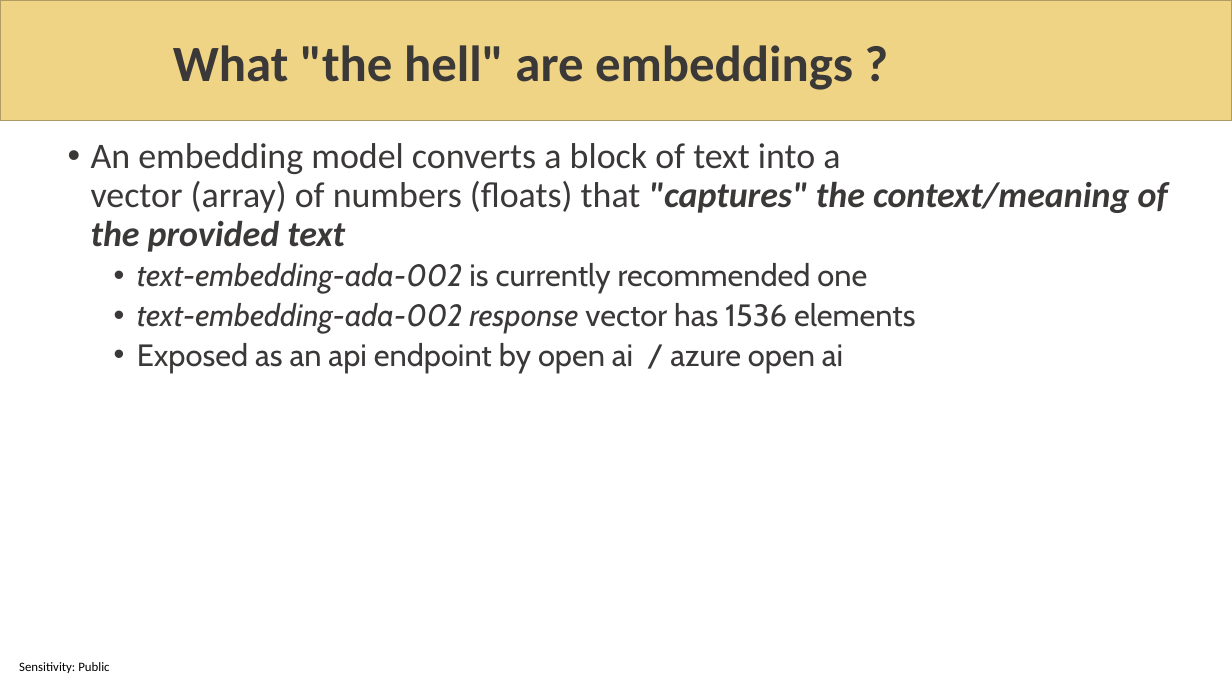
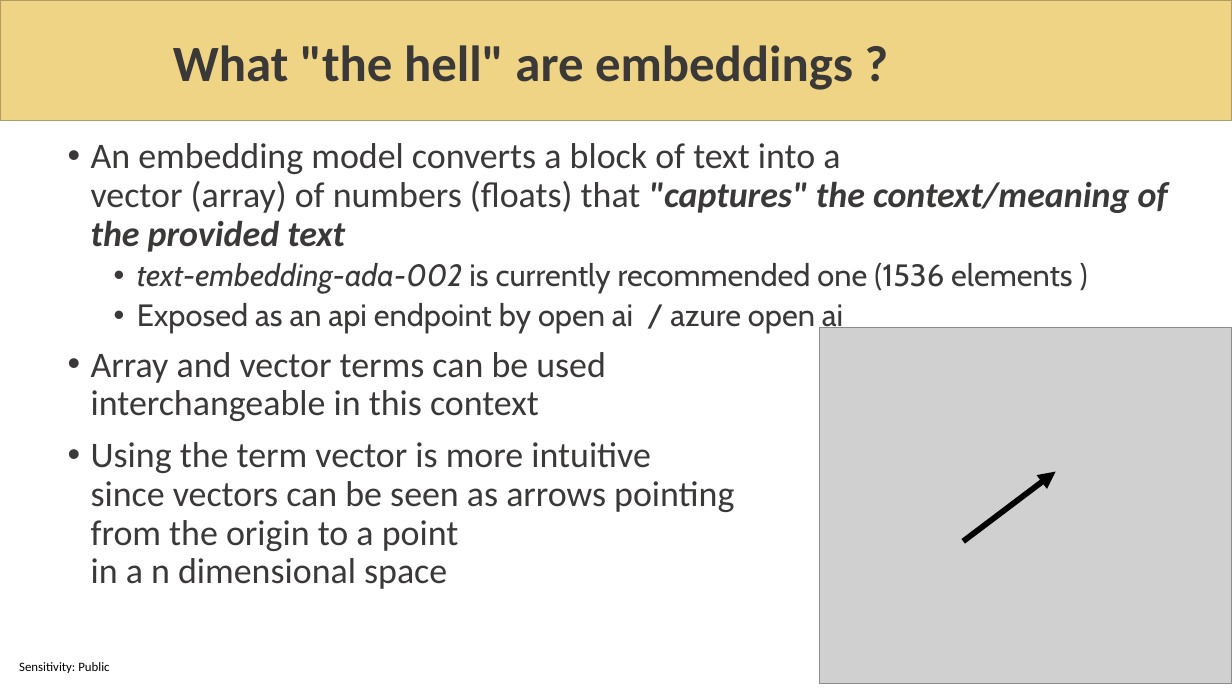
Before and after one commit to sabbadino/AzureDay2023Torino, a slide deck: slide 15 of sessions/room1_15_30/azure-day-ChatBot.pptx (slide 14 before the commit). Drawn at 1232x693 pixels with LibreOffice and Linux fonts; fonts in the diff are those of the drawing; grey boxes stand for pictures; background and template pictures are left out. Boxes give left, top, right and bottom in pixels: in the first picture for what was removed or moved away, otherwise in the second. Text is boxed around its words. In the diff, an @@ line names an element or a change of style, - is before the commit and + after.

```diff
--- a/sessions/room1_15_30/azure-day-ChatBot.pptx
+++ b/sessions/room1_15_30/azure-day-ChatBot.pptx
@@ text at [137,263,1073,293]: text changed; italic off @@
-  • text-embedding-ada-002 is currently recommended one
-  • text-embedding-ada-002 response vector has 1536 elements
+  • text-embedding-ada-002 is currently recommended one (1536 elements )
@@ picture added at [819,328,1232,684] @@
@@ text at [91,352,734,589]: paragraphs added @@
+• Array and vector terms can be used
+  interchangeable in this context
+• Using the term vector is more intuitive
+  since vectors can be seen as arrows pointing
+  from the origin to a point
+  in a n dimensional space
@@ arrow added from (963, 542) to (1055, 471), #000000 4.5 pt @@
```
Also in this commit, not shown: 7 other slides changed, 3 slides added, 1 slide removed, 2 other files.
